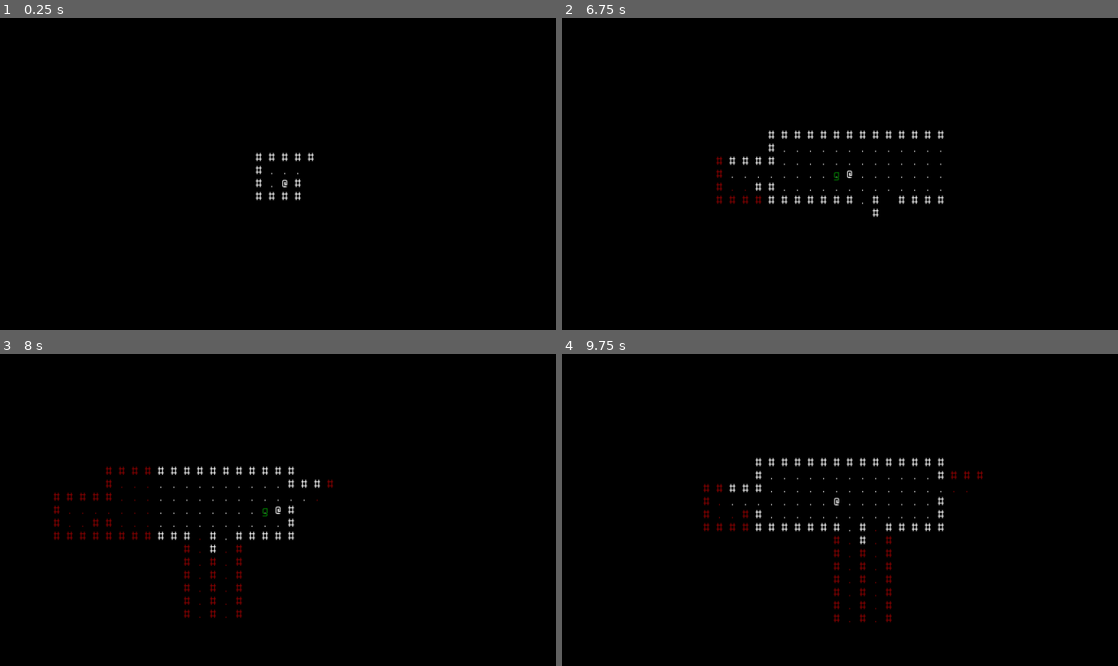
Above: before the commit, frames 1-4 (two rows, left to right).
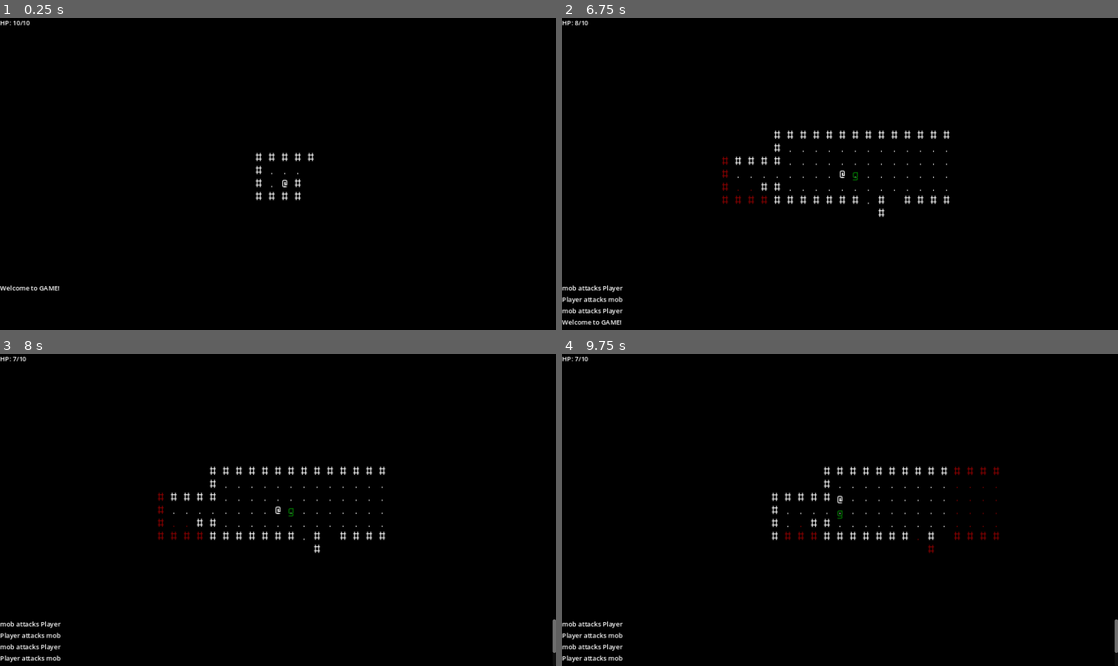
Above: after the commit, the same moments.

Repository: ElPresidentePoole/godot-rl
Game: Godot game, scene res://scenes/dungeon.tscn
Same seed, same stepped clock (60 frames per second), same inputs: the game is played once before the commit and once after it.
Inputs:
- Up to frame 1 (0.25 s): no input
- Up to frame 2 (6.75 s): hold W (move_north) 0.53-2.03 s; tap Enter at 1.25, 3.5, 5.75 s; tap Space at 2, 4.25 s; hold A (move_west) 2.03-3.53 s; hold S (move_south) 3.53-4.28 s; hold D (move_east) 4.28-5.03 s; hold W (move_north) 5.03-5.78 s; hold D (move_east) from 5.78 s (still down)
- Up to frame 3 (8 s): keep holding D (move_east)
- Up to frame 4 (9.75 s): release D (move_east) at 8.03 s; hold S (move_south) 8.03-8.78 s; hold A (move_west) 8.78-9.53 s; hold W (move_north) from 9.53 s (still down)

The runs differ from the first frame. In frame 1, 0.2% of the frame differs, in the area x 0-11%, y 0-88%; in frame 2, 2.6%; in frame 3, 2.5%; in frame 4, 3.2%, in the area x 0-100%, y 0-99%.

Commit message:
game message log and other HUD

Diff:
--- /dev/null
+++ b/scenes/LogContainer.gd
@@ -0,0 +1,17 @@
+extends ScrollContainer
+
+
+# Called when the node enters the scene tree for the first time.
+func _ready():
+	pass
+
+# Called every frame. 'delta' is the elapsed time since the previous frame.
+func _process(delta):
+	pass
+
+func add_entry(msg: String):
+	var l = Label.new()
+	l.text = msg
+	$EntryContainer.add_child(l)
+	$EntryContainer.move_child(l, 0)
+#	$EntryContainer.reverse
--- a/scenes/dungeon.gd
+++ b/scenes/dungeon.gd
@@ -24,6 +24,8 @@
 	var cid: int = cellmap.get_cell_id(m.position)
 	astar.set_point_disabled(cid)
 	mob_mrpas_map[m] = cellmap.build_mrpas_from_map()
+	m.connect('request_to_attack', func(perp):
+		attack(perp, player))
 	m.mortality.connect('died', func(poor_schmuck):
 		var cell_died_at = astar.get_closest_point(poor_schmuck.position, true)
 		poor_schmuck.queue_free()
@@ -82,6 +84,7 @@
 func attack(perp: Node2D, victim: Node2D) -> void:
 	# TODO: damage based on perp
 	victim.mortality.take_damage(1)
+	player.hud.get_node("LogContainer").add_entry("{perp} attacks {victim}".format({'perp': perp.name, 'victim': victim.name}))
 
 func process_turn(player_state):
 	for m in mobs.get_children():
@@ -97,7 +100,11 @@
 		var mob_bumped_into = find_mob_by_position(col_point)
 		if mob_bumped_into:
 			attack(player, mob_bumped_into)
-			process_turn({ 'new_position': player.position+dv }) # FIXME: a turn should pass when we hit em and NOT crash the game
+			process_turn({ 'new_position': player.position })
+			# wait an entire second before allowing us to "move" again, as move's delay is 0.1 seconds
+			player.ready_to_move = false
+			await get_tree().create_timer(1).timeout
+			player.ready_to_move = true
 	else:
 		process_turn({ 'new_position': player.position+dv })
 		player.move(dv)
--- a/scenes/mob.gd
+++ b/scenes/mob.gd
@@ -3,6 +3,7 @@
 var last_seen: Vector2
 var mortality: Mortality = Mortality.new(self, 3)
 const VIEW_DISTANCE: int = 3
+signal request_to_attack(perp)
 
 # Called when the node enters the scene tree for the first time.
 func _ready() -> void:
@@ -15,10 +16,10 @@
 func _physics_process(delta) -> void:
 	pass
 
-func move(astar: AStar2D, cellmap: Node2D, dest: Vector2) -> void:
+#func move(astar: AStar2D, cellmap: Node2D, dest: Vector2) -> void:
 	# probably should make a dungeon.get_point_path and have the dungeon do more of the work than pass all this stuff in every time
-	var closest: int = astar.get_closest_point(dest)
-	var path: PackedVector2Array = astar.get_point_path(cellmap.get_cell_id(position), closest)
+#	var closest: int = astar.get_closest_point(dest)
+#	var path: PackedVector2Array = astar.get_point_path(cellmap.get_cell_id(position), closest)
 	# E 0:00:05:0121   mob.gd:21 @ move(): Can't get point path. Point with id: 3600 doesn't exist.
 #  <C++ Error>    Condition "!from_exists" is true. Returning: Vector<Vector2>()
 #  <C++ Source>   core/math/a_star.cpp:694 @ get_point_path()
@@ -29,14 +30,22 @@
 #                 player.gd:38 @ handle_movement()
 #                 player.gd:63 @ _process()
 
-	if len(path) > 1 and path[1] != dest:
-		astar.set_point_disabled(cellmap.get_cell_id(position), false)
-		astar.set_point_disabled(cellmap.get_cell_id(path[1]), true)
-		await create_tween().tween_property(self, 'position', path[1], 0.1).finished
+#	if len(path) > 1 and path[1] != dest:
+#		astar.set_point_disabled(cellmap.get_cell_id(position), false)
+#		astar.set_point_disabled(cellmap.get_cell_id(path[1]), true)
+#		await create_tween().tween_property(self, 'position', path[1], 0.1).finished
 
 func do_turn_behavior(astar: AStar2D, mrpas: MRPAS, cellmap: Node2D, new_player_state: Dictionary) -> void:
 	if mrpas.is_in_view(cellmap.world_pos_to_cell(new_player_state['new_position'])):
 		last_seen = new_player_state['new_position']
-		move(astar, cellmap, new_player_state['new_position'])
+		var closest: int = astar.get_closest_point(last_seen)
+		var path: PackedVector2Array = astar.get_point_path(cellmap.get_cell_id(position), closest)
+#		move(astar, cellmap, last_seen)
+		if len(path) > 1 and path[1] != last_seen:
+			astar.set_point_disabled(cellmap.get_cell_id(position), false)
+			astar.set_point_disabled(cellmap.get_cell_id(path[1]), true)
+			await create_tween().tween_property(self, 'position', path[1], 0.1).finished
+		elif path[1] == last_seen:
+			emit_signal('request_to_attack', self)
 #	elif last_seen != null and last_seen != cellmap.world_pos_to_cell(position):
 #		move(new_player_state['new_position'])
--- a/scenes/mortality.gd
+++ b/scenes/mortality.gd
@@ -7,6 +7,7 @@
 var mortal: Node
 
 signal died(he_who_had_their_mortality_clarified: Node2D)
+signal hurt() # hp_changed, healed signals?
 
 func _init(mortal: Node, hp: int):
 	self.hp = hp
@@ -17,3 +18,5 @@
 	self.hp -= dh
 	if self.hp <= 0:
 		emit_signal('died', self.mortal)
+	else:
+		emit_signal('hurt')
--- a/scenes/player.gd
+++ b/scenes/player.gd
@@ -4,6 +4,8 @@
 @onready var s: RayCast2D = $S
 @onready var e: RayCast2D = $E
 @onready var w: RayCast2D = $W
+var mortality: Mortality = Mortality.new(self, 10)
+@onready var hud: CanvasLayer = $HUDLayer
 
 # XXX: should there be a "player_state" function or something that returns stuff
 # like where the player is in CellMap turns and stuff?  maybe have a signal like
@@ -14,9 +16,15 @@
 var ready_to_move: bool = true
 var moving: Globals.MovementDirection = Globals.MovementDirection.NONE
 
+func build_hplabel_text() -> String:
+	return "HP: {hp}/{max_hp}".format({'hp': mortality.hp, 'max_hp': mortality.max_hp})
+
 # Called when the node enters the scene tree for the first time.
 func _ready() -> void:
-	pass
+	$HUDLayer/HP.text = build_hplabel_text()
+	mortality.connect('hurt', func():
+		var hpl = $HUDLayer/HP
+		hpl.text = build_hplabel_text())
 
 func handle_movement() -> void:
 	if not ready_to_move:
--- a/scenes/player.tscn
+++ b/scenes/player.tscn
@@ -1,7 +1,8 @@
-[gd_scene load_steps=3 format=3 uid="uid://bshgvq58j27y3"]
+[gd_scene load_steps=4 format=3 uid="uid://bshgvq58j27y3"]
 
 [ext_resource type="Theme" uid="uid://dnn8dbcm7eoww" path="res://gfx/World.tres" id="1_8d21e"]
 [ext_resource type="Script" path="res://scenes/player.gd" id="1_k80kx"]
+[ext_resource type="Script" path="res://scenes/LogContainer.gd" id="3_8koru"]
 
 [node name="Player" type="Node2D"]
 script = ExtResource("1_k80kx")
@@ -39,3 +40,32 @@
 
 [node name="W" type="RayCast2D" parent="."]
 target_position = Vector2(-32, 0)
+
+[node name="HUDLayer" type="CanvasLayer" parent="."]
+
+[node name="HP" type="Label" parent="HUDLayer"]
+offset_right = 40.0
+offset_bottom = 23.0
+text = "HP: ?/?"
+
+[node name="LogContainer" type="ScrollContainer" parent="HUDLayer"]
+anchors_preset = 12
+anchor_top = 1.0
+anchor_right = 1.0
+anchor_bottom = 1.0
+offset_top = -115.0
+grow_horizontal = 2
+grow_vertical = 0
+size_flags_horizontal = 0
+size_flags_vertical = 8
+script = ExtResource("3_8koru")
+
+[node name="EntryContainer" type="VBoxContainer" parent="HUDLayer/LogContainer"]
+layout_mode = 2
+size_flags_horizontal = 4
+size_flags_vertical = 4
+alignment = 2
+
+[node name="Label" type="Label" parent="HUDLayer/LogContainer/EntryContainer"]
+layout_mode = 2
+text = "Welcome to GAME!"
